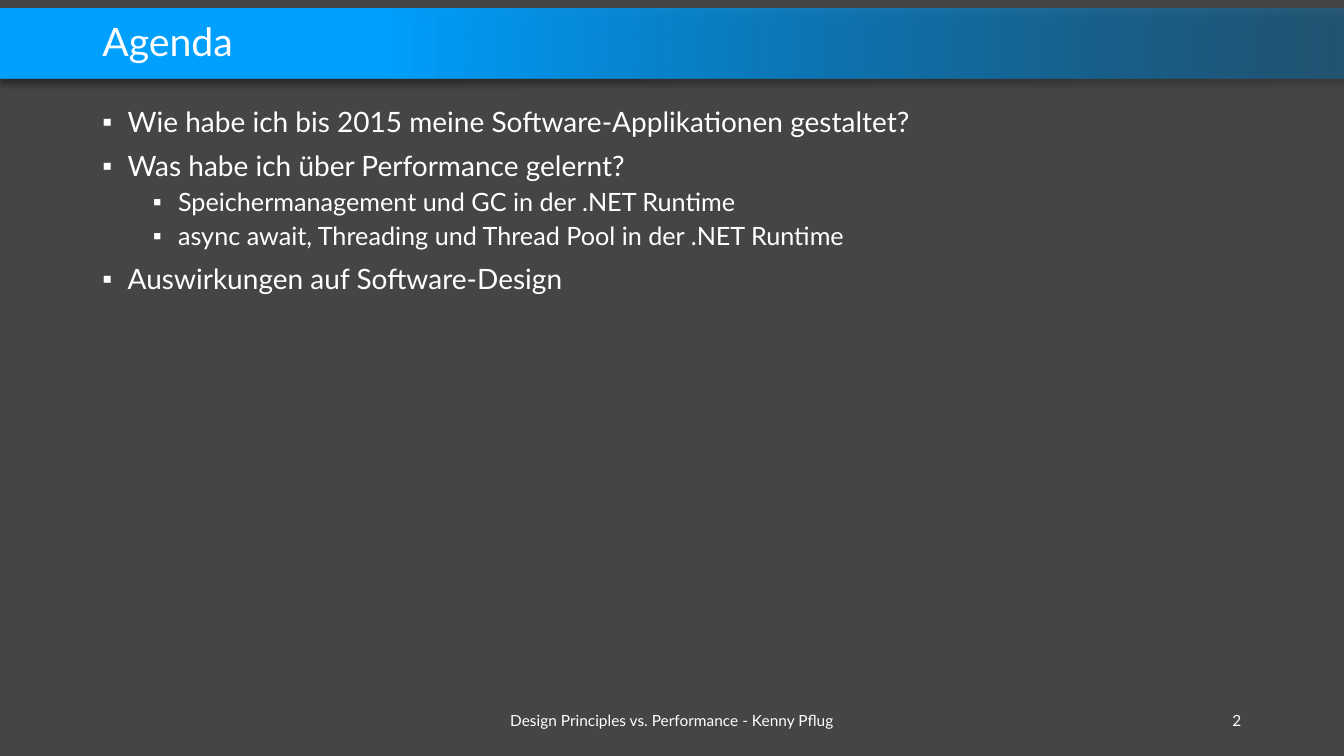
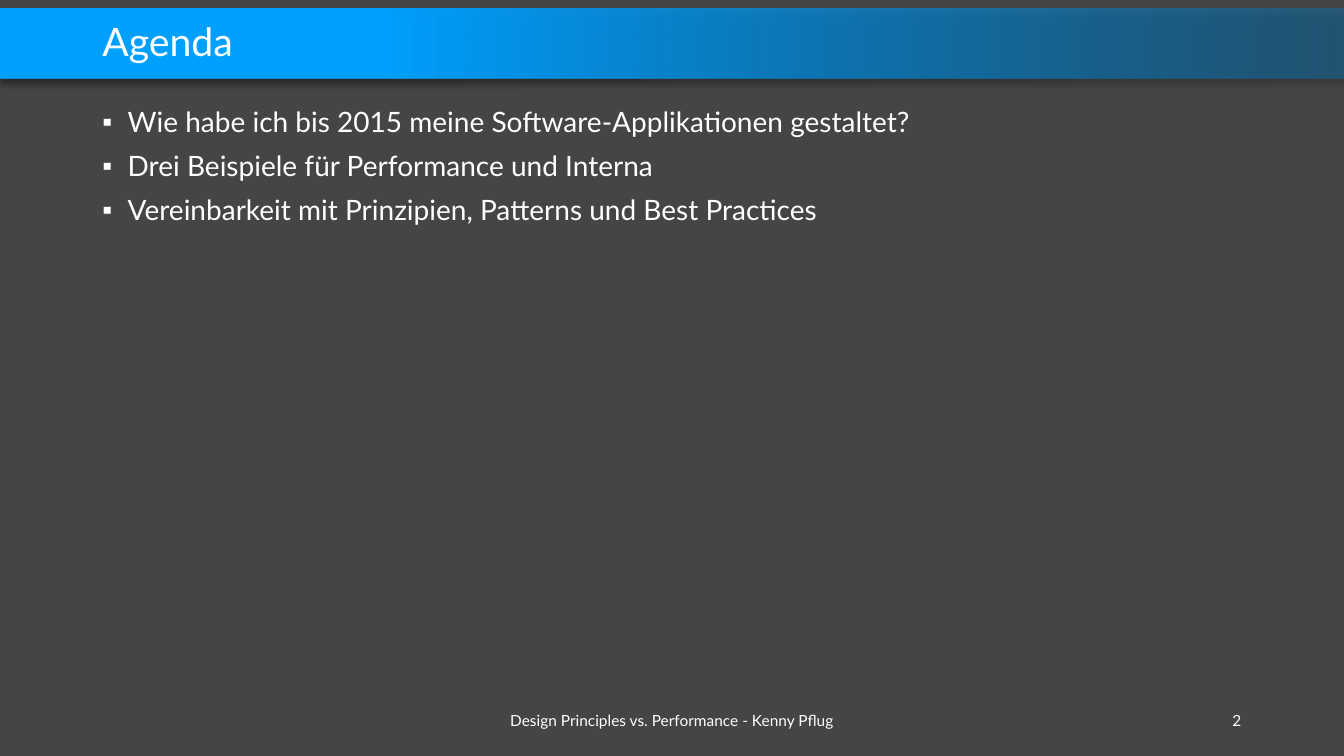
Before and after one commit to feO2x/Adc2021.DesignPrinciplesVsPerformance, a slide deck: slide 2 of Design Principles vs. Performance.pptx. Drawn at 1344x756 pixels with LibreOffice and Linux fonts; fonts in the diff are those of the drawing; background and template pictures are left out. Boxes give left, top, right and bottom in pixels: in the first picture for what was removed or moved away, otherwise in the second. Text is boxed around its words. In the diff, an @@ line names an element or a change of style, - is before the commit and + after.

```diff
--- a/Design Principles vs. Performance.pptx
+++ b/Design Principles vs. Performance.pptx
@@ text at [128,155,817,225]: text changed; size 18 to 20 pt @@
-▪ Was habe ich über Performance gelernt?
-  ▪ Speichermanagement und GC in der .NET Runtime
-  ▪ async await, Threading und Thread Pool in der .NET Runtime
-▪ Auswirkungen auf Software-Design
+▪ Drei Beispiele für Performance und Interna
+▪ Vereinbarkeit mit Prinzipien, Patterns und Best Practices
```
Also in this commit, not shown: 5 other slides changed, 1 slide added, 6 slides removed.
